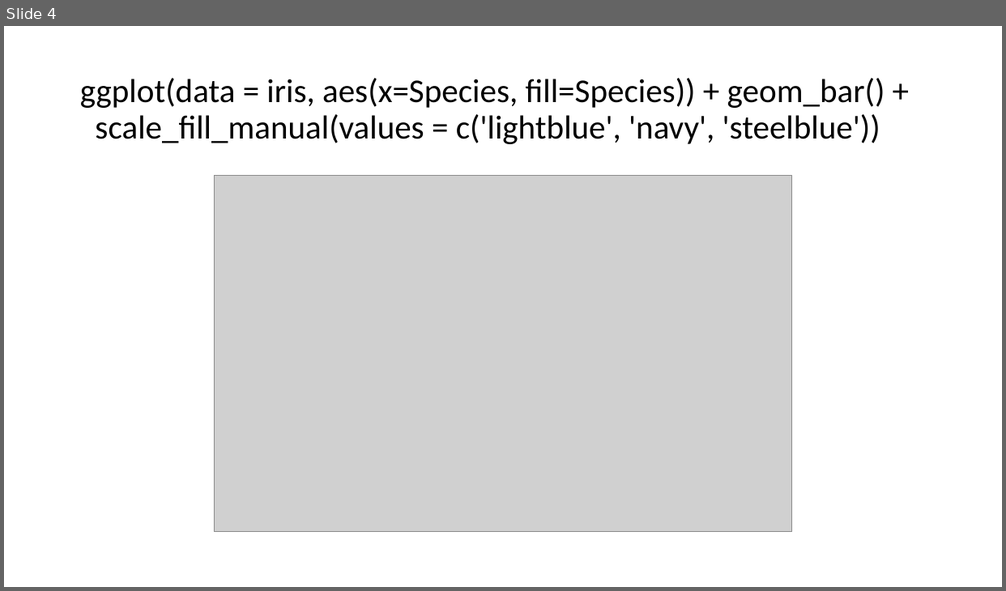
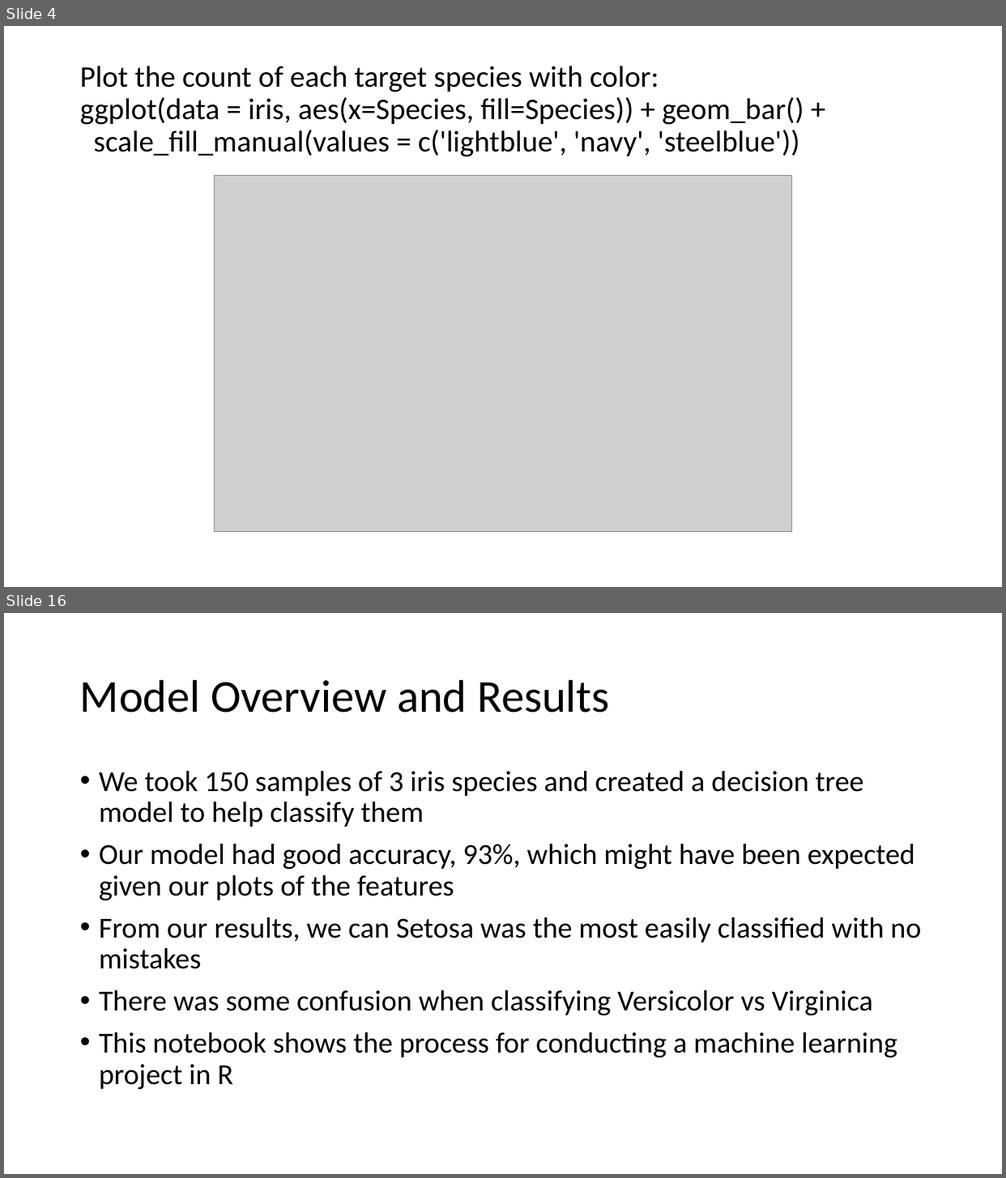
Before and after one commit to dlumian/R_Intro_Fall_2022, a slide deck: supplemental_topics/R_Iris_Examples.pptx. Shown one above the other, each under a label of ours: slide 4 before the commit, slides 4 and 16 after it; the slides between them are not shown. The pictures are 1006x591 and 1006x1178 pixels, drawn with LibreOffice and Linux fonts; fonts in the diff are those of the drawing; grey boxes stand for pictures. Boxes give left, top, right and bottom in pixels: in the first picture for what was removed or moved away, otherwise in the second. Text is boxed around its words. In the diff, an @@ line names an element or a change of style, - is before the commit and + after.

Commit message:
Updated notebook for Iris Decision Tree Model in R

```diff
--- a/supplemental_topics/R_Iris_Examples.pptx
+++ b/supplemental_topics/R_Iris_Examples.pptx
@@ slide 16 added at [4,613,1002,1174], background #FFFFFF @@
@@ title added at [80,679,609,713], 44 pt, text #000000 @@
+Model Overview and Results
@@ text added at [99,771,921,1089], 28 pt, text #000000 @@
+• We took 150 samples of 3 iris species and created a decision tree model to help classify them
+• Our model had good accuracy, 93%, which might have been expected given our plots of the features
+• From our results, we can Setosa was the most easily classified with no mistakes
+• There was some confusion when classifying Versicolor vs Virginica
+• This notebook shows the process for conducting a machine learning project in R
@@ slide 4 changed as well @@
@@ title at [80,66,803,157]: text changed; size 32 to 28.8 pt @@
-ggplot(data = iris, aes(x=Species, fill=Species)) + geom_bar() +
-scale_fill_manual(values = c('lightblue', 'navy', 'steelblue'))
+Plot the count of each target species with color:
+ggplot(data = iris, aes(x=Species, fill=Species)) + geom_bar() +
+scale_fill_manual(values = c('lightblue', 'navy', 'steelblue'))
```
Also in this commit, not shown: 1 other slide changed, 11 other slides added, 6 other files.
